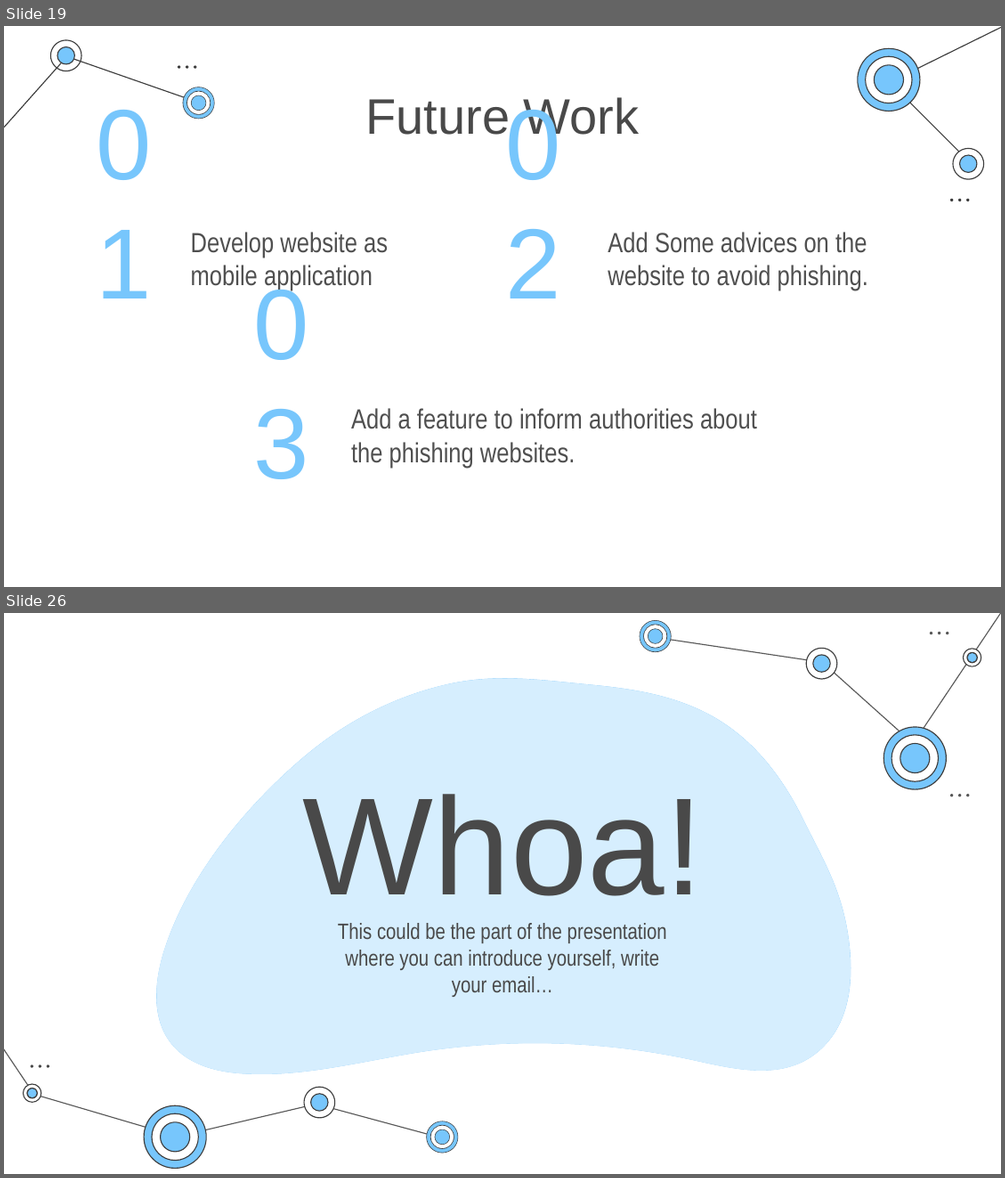
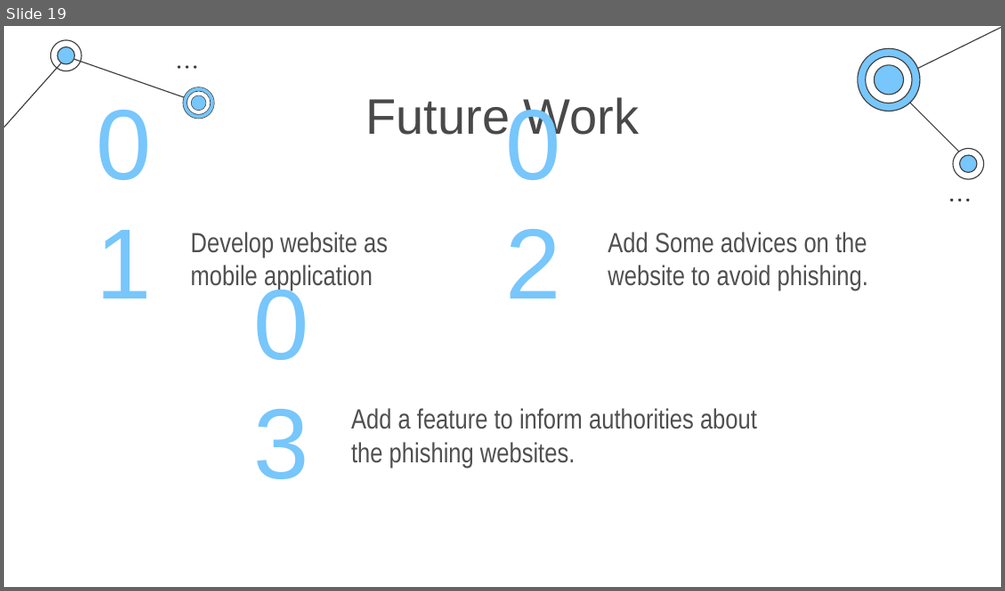
Before and after one commit to Tuwaiq-Data-Science-Bootcamp-V2/Capstone_Project, a slide deck: SecureClick-Presentation.pptx. Shown one above the other, each under a label of ours: slides 19 and 26 before the commit, slide 19 after it; the slides between them are not shown. The pictures are 1005x1178 and 1005x591 pixels, drawn with LibreOffice and Linux fonts; fonts in the diff are those of the drawing. Boxes give left, top, right and bottom in pixels: in the first picture for what was removed or moved away, otherwise in the second. Text is boxed around its words. In the diff, an @@ line names an element or a change of style, - is before the commit and + after.

```diff
--- a/SecureClick-Presentation.pptx
+++ b/SecureClick-Presentation.pptx
@@ slide 26 removed at [4,613,1001,1174], background #FFFFFF @@
@@ freeform shape removed at [152,678,855,1073] @@
@@ freeform shape removed at [156,679,850,1075] @@
@@ title removed at [303,794,703,896] @@
-Whoa!
@@ group removed at [4,613,1001,1169]: 40 freeform shapes, 9 ellipses, 7 lines @@
@@ subtitle removed at [338,923,667,997] @@
-This could be the part of the presentation where you can introduce yourself, write your email…
```
Also in this commit, not shown: 2 slides changed, 12 other slides removed.
